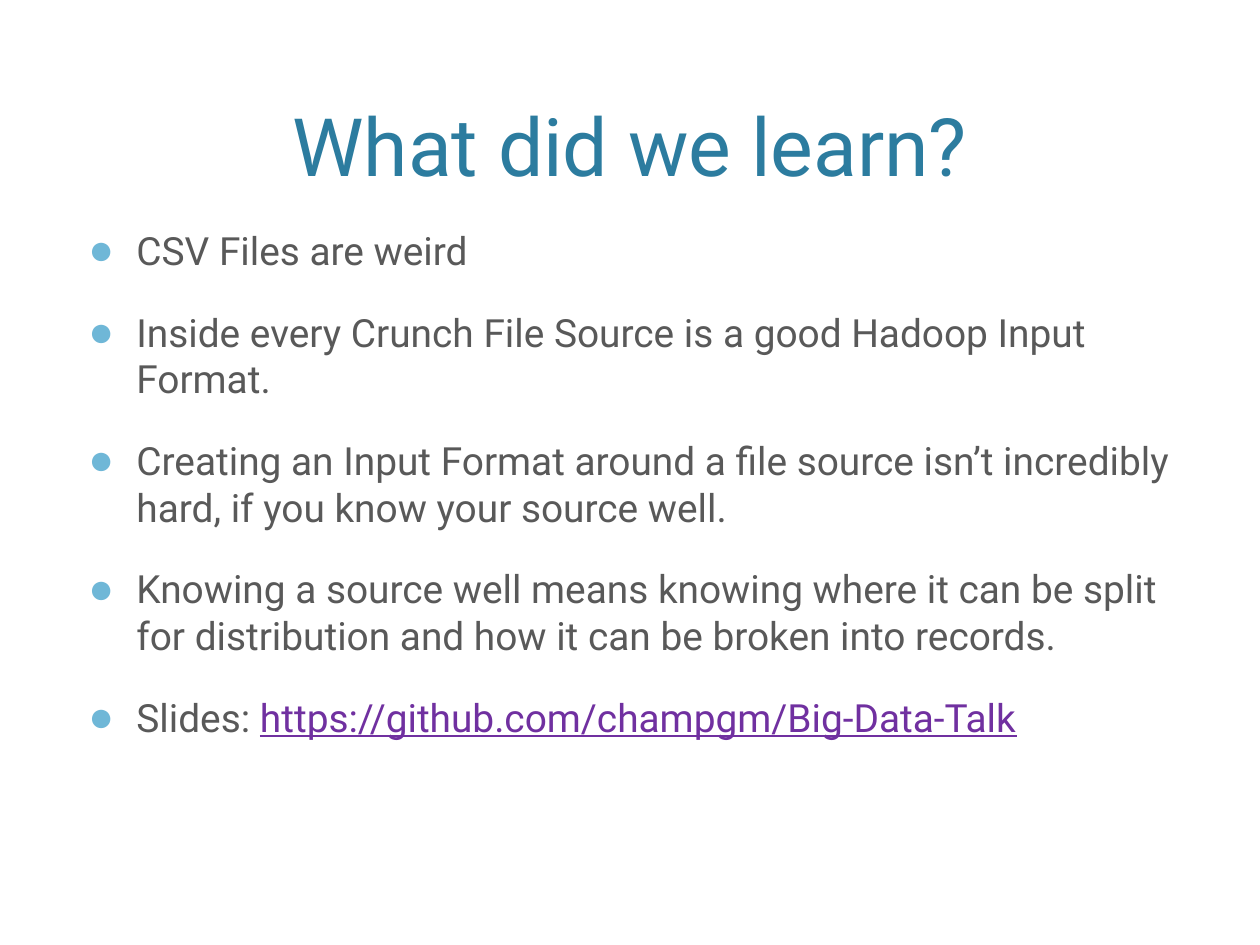
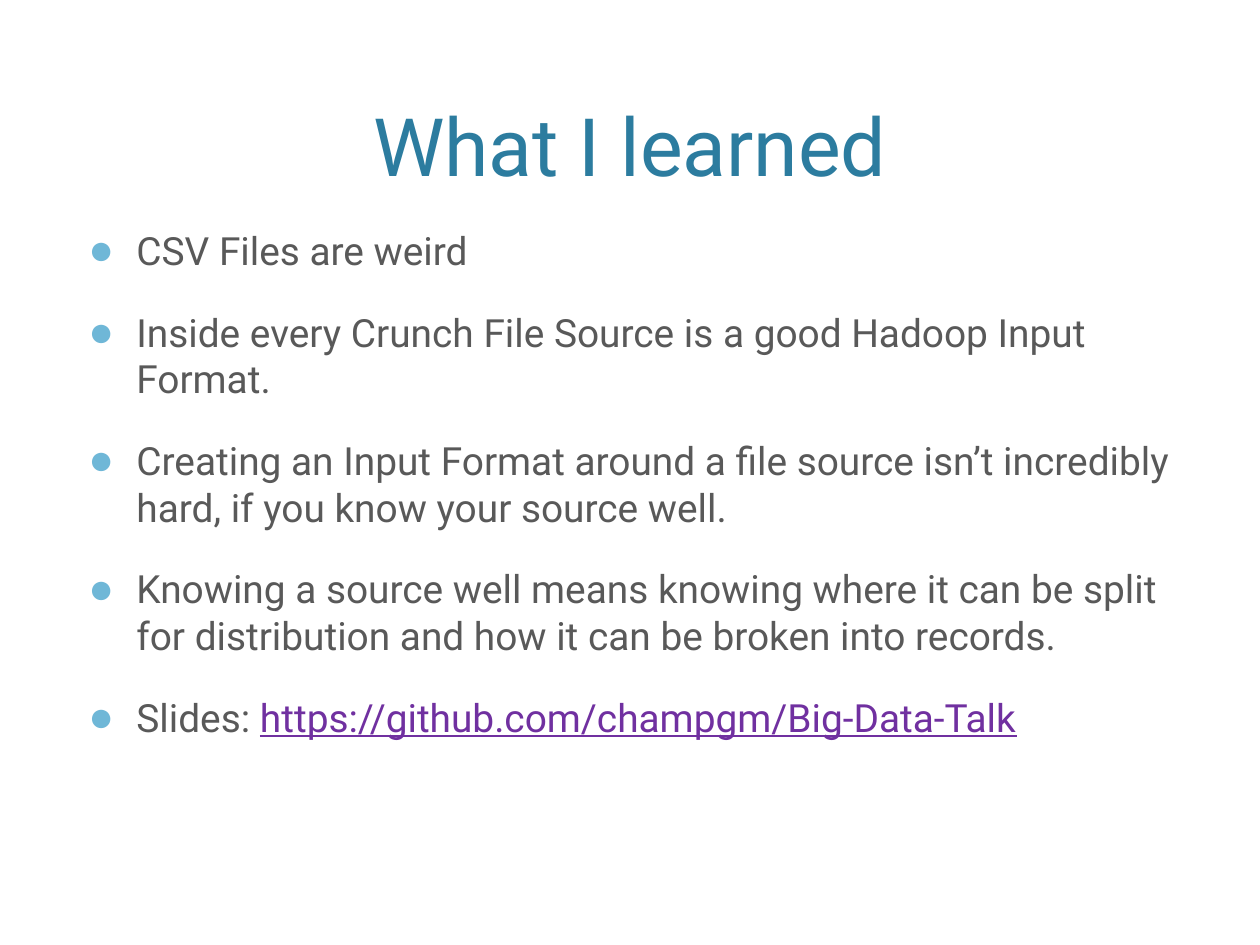
Before and after one commit to champgm/Big-Data-Talk, a slide deck: slide 20 of BigDataTalk.pptx. Drawn at 1260x945 pixels with LibreOffice and Linux fonts; fonts in the diff are those of the drawing; background and template pictures are left out. Boxes give left, top, right and bottom in pixels: in the first picture for what was removed or moved away, otherwise in the second. Text is boxed around its words. In the diff, an @@ line names an element or a change of style, - is before the commit and + after.

```diff
--- a/BigDataTalk.pptx
+++ b/BigDataTalk.pptx
@@ title at [373,115,887,177]: text changed @@
-What did we learn?
+What I learned
```
Also in this commit, not shown: 8 other slides changed, 1 other file.
